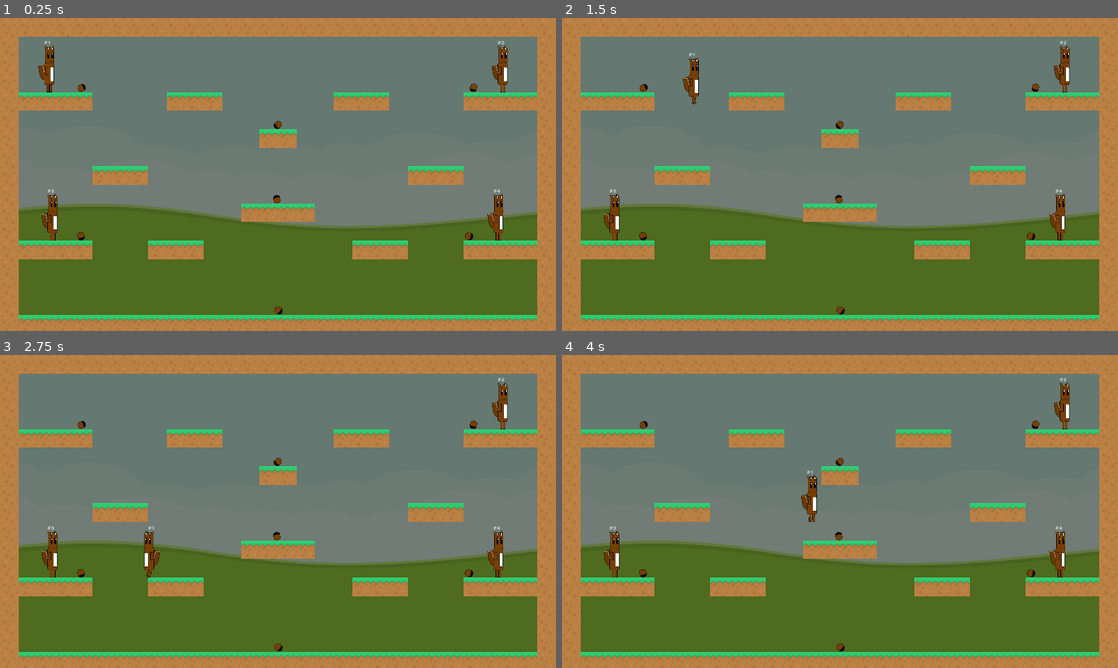
Above: before the commit, frames 1-4 (two rows, left to right).
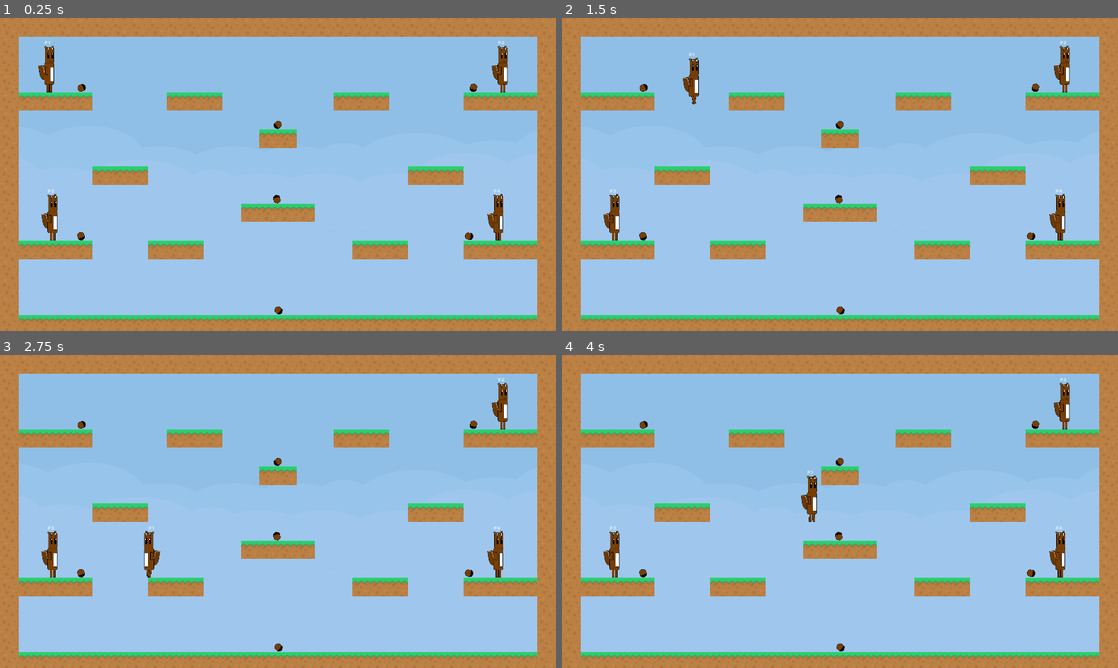
Above: after the commit, the same moments.

Repository: the-g-force/GGJ24
Game: Godot game, scene res://world/world.tscn
The game is run twice, just before and just after one commit, with the same random seed, the same clock (stepped at 60 frames per second) and the same inputs.
Inputs:
- Up to frame 1 (0.25 s): no input
- Up to frame 2 (1.5 s): tap Enter at 0.5 s; hold Z 0.53-1.28 s; hold D from 0.53 s (still down); tap Space at 0.77 s; tap Z at 1.35 s
- Up to frame 3 (2.75 s): tap Space at 1.52 s; release D at 2.03 s; hold A from 2.03 s (still down); hold Z from 2.03 s (still down)
- Up to frame 4 (4 s): release A at 2.78 s; release Z at 2.78 s; hold D from 2.78 s (still down); tap Z at 2.85 s; tap Space at 3.02, 3.77 s; hold Z from 3.53 s (still down)

The runs differ from the first frame. In frame 1, 74% of the frame differs, in the area x 3-97%, y 6-95%; in frame 2, 74%; in frame 3, 74%; in frame 4, 74%.

Commit message:
Replace background image
This was from Kenney, edited in gimp, modified with modulation.

Diff:
--- a/project/world/world.tscn
+++ b/project/world/world.tscn
@@ -1,7 +1,7 @@
 [gd_scene load_steps=11 format=3 uid="uid://cb1t8bqr7040n"]
 
 [ext_resource type="Script" path="res://world/world.gd" id="1_aelts"]
-[ext_resource type="Texture2D" uid="uid://dnkjujkdudd8y" path="res://world/colored_land.png" id="2_agjtm"]
+[ext_resource type="Texture2D" uid="uid://dse4vugnod2sc" path="res://world/blue_land.png" id="2_jng55"]
 [ext_resource type="Texture2D" uid="uid://dnyfo3tlpsi11" path="res://world/platformPack_tile001.png" id="2_l1py1"]
 [ext_resource type="Texture2D" uid="uid://bnqcov8qrllao" path="res://world/platformPack_tile004.png" id="3_aedeq"]
 [ext_resource type="PackedScene" uid="uid://rhho6c4dxbly" path="res://player/nut/nut.tscn" id="4_uktu2"]
@@ -35,13 +35,13 @@
 script = ExtResource("1_aelts")
 
 [node name="Background" type="TextureRect" parent="."]
-modulate = Color(0.486275, 0.490196, 0.458824, 1)
+modulate = Color(0.686275, 0.784314, 0.929412, 1)
 z_index = -100
 z_as_relative = false
 custom_minimum_size = Vector2(1920, 1080)
 offset_right = 1920.0
 offset_bottom = 1080.0
-texture = ExtResource("2_agjtm")
+texture = ExtResource("2_jng55")
 
 [node name="TileMap" type="TileMap" parent="."]
 tile_set = SubResource("TileSet_051pk")
Binary file added: project/world/blue_land.png
Not shown, changed: project/world/blue_land.png.import
Binary file removed: project/world/colored_land.png
